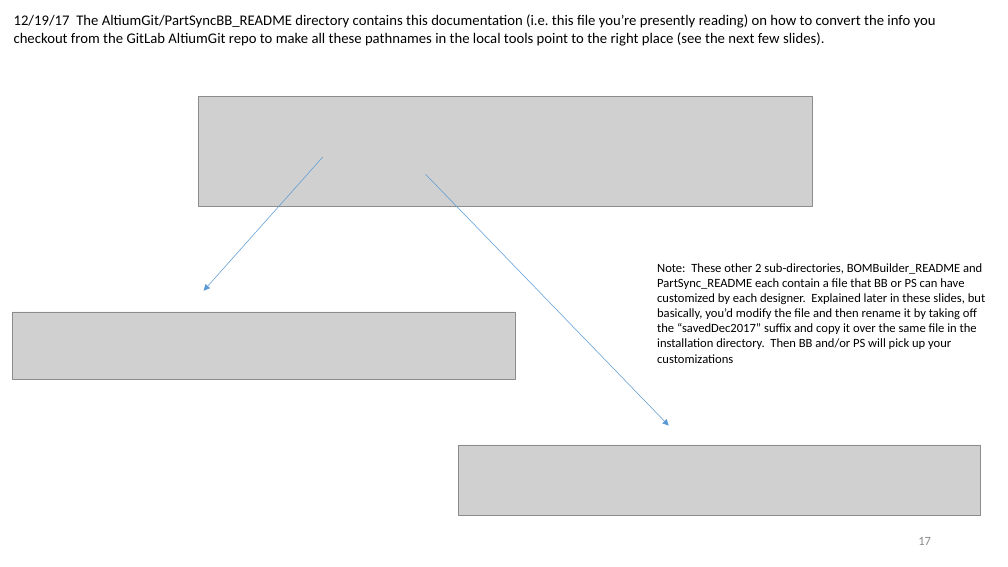
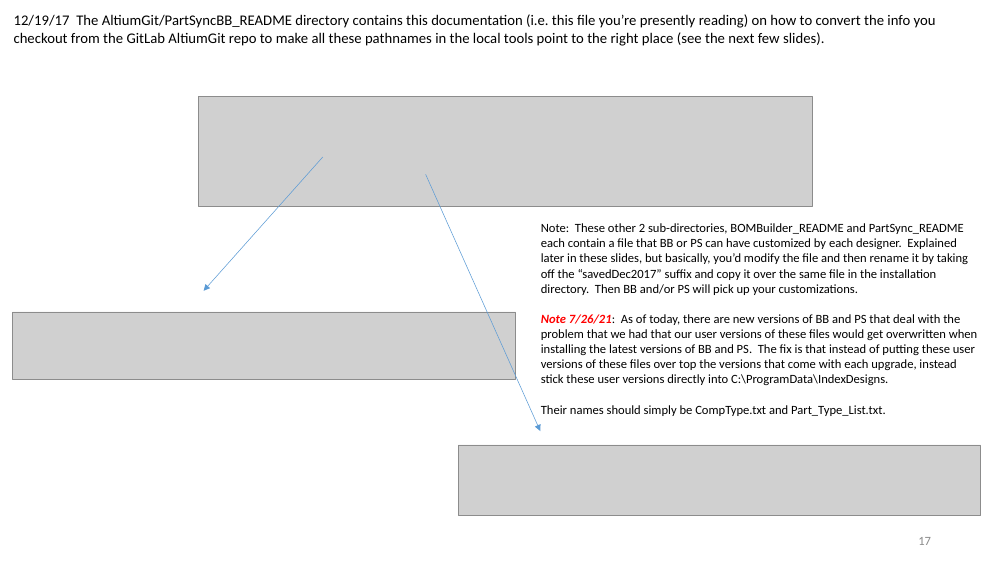
Before and after one commit to ucb-ee290c/AltiumGit, a slide deck: slide 17 of README/171219_README_first.pptx. Drawn at 1008x567 pixels with LibreOffice and Linux fonts; fonts in the diff are those of the drawing; grey boxes stand for pictures. Boxes give left, top, right and bottom in pixels: in the first picture for what was removed or moved away, otherwise in the second. Text is boxed around its words. In the diff, an @@ line names an element or a change of style, - is before the commit and + after.

Commit message:
Updated readme info about BB's Part_Type_List.txt and PS's CompType.txt

```diff
--- a/README/171219_README_first.pptx
+++ b/README/171219_README_first.pptx
@@ arrow moved from (426, 175) - (669, 426) to (426, 175) - (541, 431) @@
@@ text at [541,223,977,416]: text changed @@
-Note: These other 2 sub-directories, BOMBuilder_README and PartSync_README each contain a file that BB or PS can have customized by each designer. Explained later in these slides, but basically, you’d modify the file and then rename it by taking off the “savedDec2017” suffix and copy it over the same file in the installation directory. Then BB and/or PS will pick up your customizations
+Note: These other 2 sub-directories, BOMBuilder_README and PartSync_README each contain a file that BB or PS can have customized by each designer. Explained later in these slides, but basically, you’d modify the file and then rename it by taking off the “savedDec2017” suffix and copy it over the same file in the installation directory. Then BB and/or PS will pick up your customizations.
+Note 7/26/21: As of today, there are new versions of BB and PS that deal with the problem that we had that our user versions of these files would get overwritten when installing the latest versions of BB and PS. The fix is that instead of putting these user versions of these files over top the versions that come with each upgrade, instead stick these user versions directly into C:\ProgramData\IndexDesigns.
+Their names should simply be CompType.txt and Part_Type_List.txt.
```
